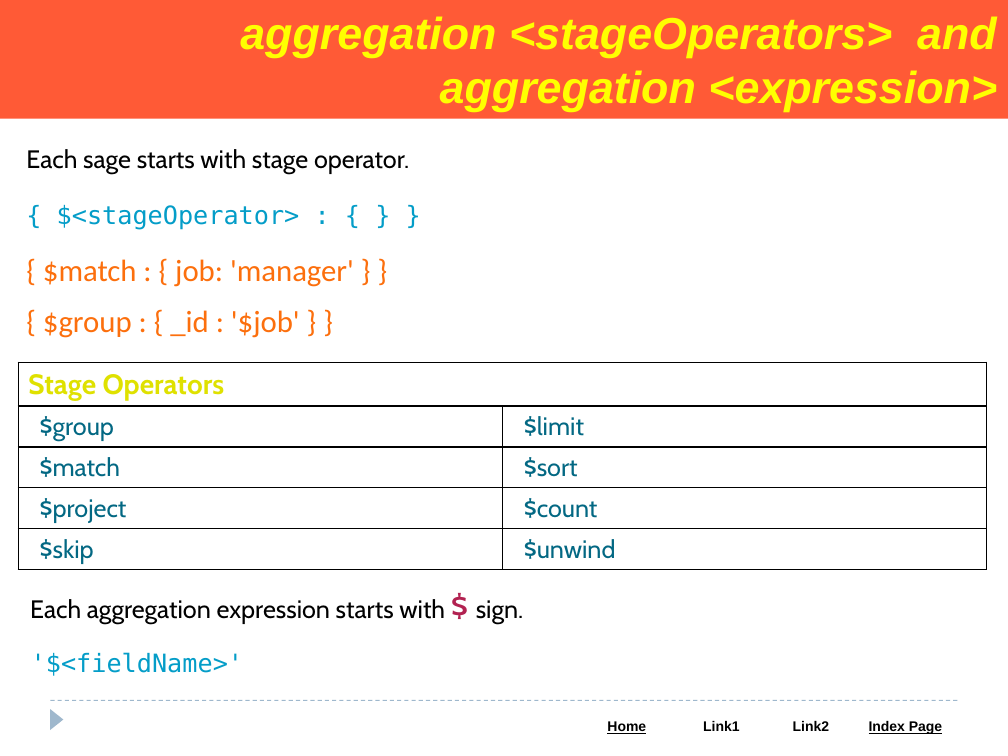
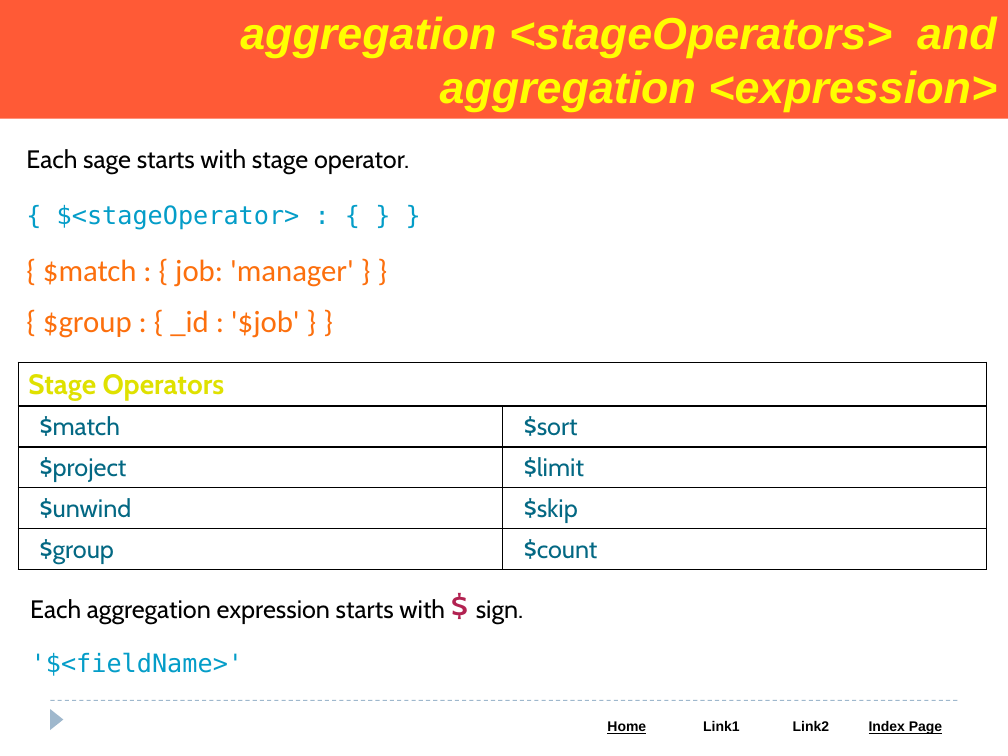
Before and after one commit to Saleel-Bagde/PPT-s, a slide deck: slide 90 of MongoDB PPT.pptx. Drawn at 1008x756 pixels with LibreOffice and Linux fonts; fonts in the diff are those of the drawing. Boxes give left, top, right and bottom in pixels: in the first picture for what was removed or moved away, otherwise in the second. Text is boxed around its words. In the diff, an @@ line names an element or a change of style, - is before the commit and + after.

```diff
--- a/MongoDB PPT.pptx
+++ b/MongoDB PPT.pptx
@@ table at (18, 362, 986, 570) @@
-row 2: $group | $limit
-row 4: $project | $count
-row 5: $skip | $unwind
+row 3: $project | $limit
+row 4: $unwind | $skip
+row 5: $group | $count
```
Also in this commit, not shown: 1 other slide changed.
